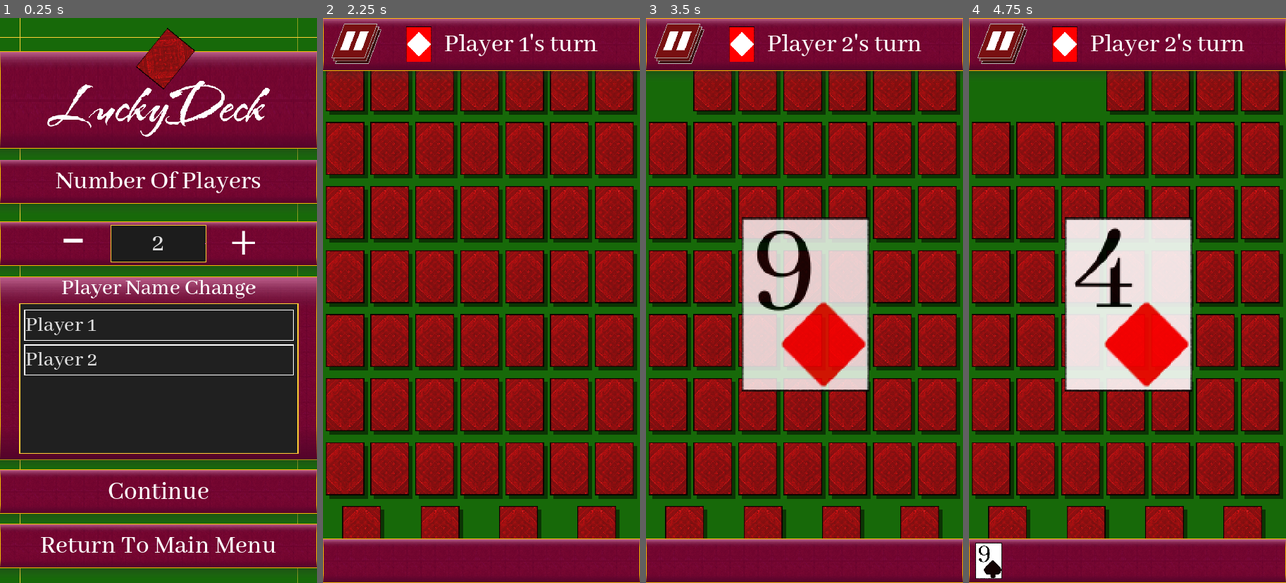
Above: before the commit, frames 1-4 (left to right).
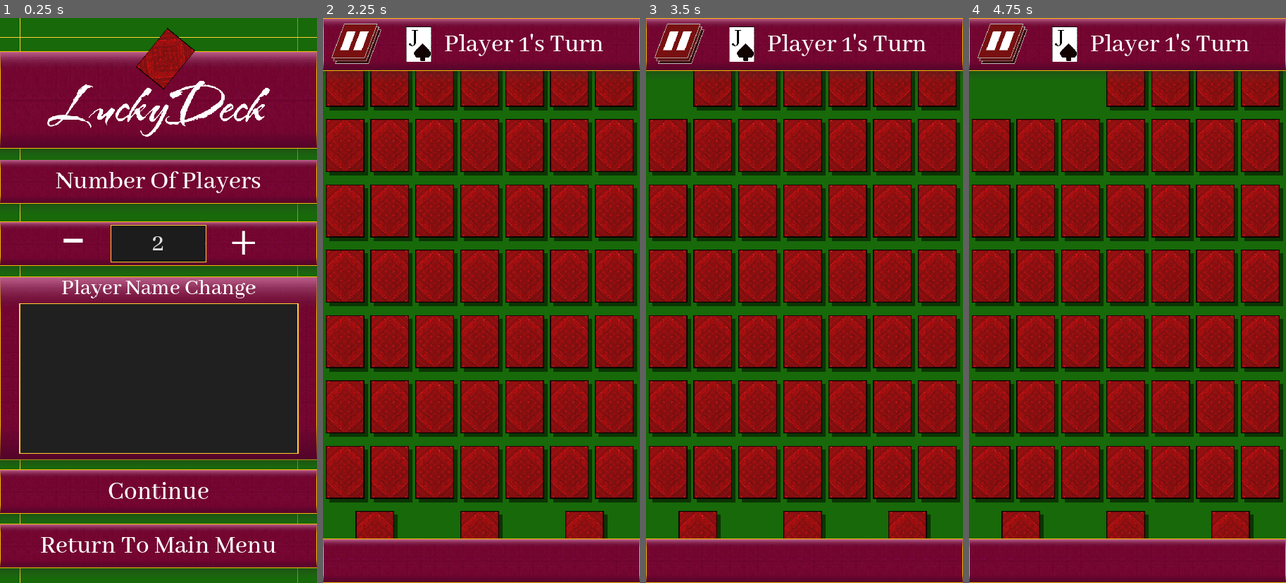
Above: after the commit, the same moments.

Repository: Yavuz7/LuckyDeck
Game: Godot game, scene res://Menus/player_number_selection.tscn
Same seed, same stepped clock (60 frames per second), same inputs: the game is played once before the commit and once after it. This scene is started directly instead of the project's main scene.
Inputs (mouse positions are in pixels of both pictures, inside the frame that each line leads up to):
- Up to frame 1 (0.25 s): no input
- Up to frame 2 (2.25 s): click "Continue" at 0.5 s; click "Return" at 1.25 s; click "Start Game" at 2 s
- Up to frame 3 (3.5 s): click (671, 85) at 2.77 s
- Up to frame 4 (4.75 s): click (1038, 85) at 3.52 s; click (1083, 85) at 4.27 s

The runs differ from the first frame. In frame 1, 0.9% of the frame differs, in the area x 7-93%, y 51-64%; in frame 2, 25%; in frame 3, 34%, in the area x 0-100%, y 1-93%; in frame 4, 34%.
Error before the commit: Invalid call. Nonexistent function 'stop' in base 'Nil'. (res://Scripts/SoundManager.gd:64)
Error after the commit: Invalid access to property or key 'customNames' on a base object of type 'Nil'. (res://Menus/player_number_selection.gd:12)

Commit message:
Started Saving system

Diff:
--- a/Menus/player_number_selection.gd
+++ b/Menus/player_number_selection.gd
@@ -5,9 +5,12 @@
 @onready var player_line_edit = preload("res://Menus/player_name_edit.tscn")
 @onready var playerNames = $mainLayoutCredits/PlayerNameChange/Panel/ScrollContainer/PlayerNames
 
+
 var arrayOfCustomNames = []
 
 func _ready():
+	arrayOfCustomNames = SaveManager.loadedData["customNames"]
+	print(arrayOfCustomNames)
 #Replace players.value with previous value
 	for n in range(players.value):
 		var instance = player_line_edit.instantiate()
--- a/Scripts/Game.gd
+++ b/Scripts/Game.gd
@@ -28,6 +28,8 @@
 
 
 func _on_restart_game_pressed():
+	SoundManager.songSets[SoundManager.songSetPlaying].stop()
+	SoundManager.changeSongSets()
 	SoundManager.songSetsChangeSong()
 	SoundManager.play_preset(SoundManager.CONTINUE_SOUND)
 	$VictoryScreen.visible = false;
--- a/Scripts/GameManager.gd
+++ b/Scripts/GameManager.gd
@@ -36,11 +36,16 @@
 
 var disabledAces = Array()
 
+#Variables For Music to work better
+var cardsDrawn:= 0
+var gameOver := false
 # Called when the node enters the scene tree for the first time.
 func _ready():
 	pass
 
 func fillPlayerArray():
+	cardsDrawn = 0
+	gameOver = false
 	var i = 0
 	while (i < numOfPlayers):
 		gamePlayers.append(Player.new(playerFavoriteCards[i],playerNames[i]))
@@ -74,9 +79,11 @@
 	Deck.remove_at(randomIndex)
 	if(Deck.size() % 9 == 0):
 		reSizeGrid()
-		if(Deck.size()<49):
-			SoundManager.songSetsChangeSong()
-
+	if(cardsDrawn > 9 && !gameOver):
+		SoundManager.songSetsChangeSong()
+		cardsDrawn = 0
+	else:
+		cardsDrawn+= 1
 func showCard(randomIndex):
 	var randomCard = Deck[randomIndex]
 	var s = randomCard[0]
@@ -222,8 +229,8 @@
 	return null
 
 func victoryHandler(victoryMessage, victoryCards):
+	gameOver = true
 	SoundManager.songSets[SoundManager.songSetPlaying].stop()
-	SoundManager.changeSongSets()
 	SoundManager.play_preset(SoundManager.VICTORY_SOUND)
 #Initalize Stuff
 	victoryScreen.visible = true
--- /dev/null
+++ b/Scripts/saveManager.gd
@@ -0,0 +1,34 @@
+extends Node
+
+var loadedData
+
+#
+#custonNames, numOfPlayers, favoriteCards, cardBacks
+func _ready():
+	loadedData = load_game_settings(["customNames","numOfPlayers"])
+
+
+func save_game_settings(save_data_dict):
+	var config = ConfigFile.new()
+
+	for key in save_data_dict:
+		config.set_value("Settings",key,save_data_dict[key])
+
+	config.save("user://savedGameSettings.cfg")
+
+
+func load_game_settings(load_data_array):
+	var config = ConfigFile.new()
+	var loadedData = {}
+
+	var err = config.load("user://savedGameSettings.cfg")
+
+	if err != OK:
+		print("Error Loading Data")
+		return
+
+	for key in load_data_array:
+		loadedData[key] = config.get_value("Settings", key)
+
+
+	return loadedData
--- a/project.godot
+++ b/project.godot
@@ -19,6 +19,7 @@
 
 GameManager="*res://Scripts/GameManager.gd"
 SoundManager="*res://Scripts/SoundManager.gd"
+SaveManager="*res://Scripts/saveManager.gd"
 
 [display]
 
